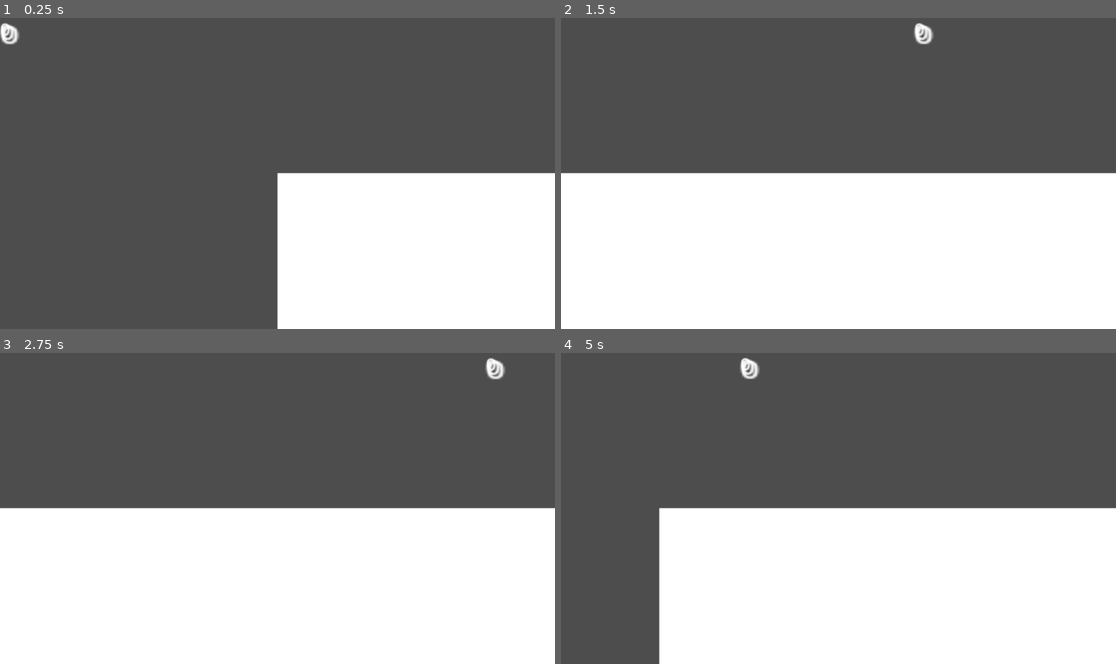
Above: before the commit, frames 1-4 (two rows, left to right).
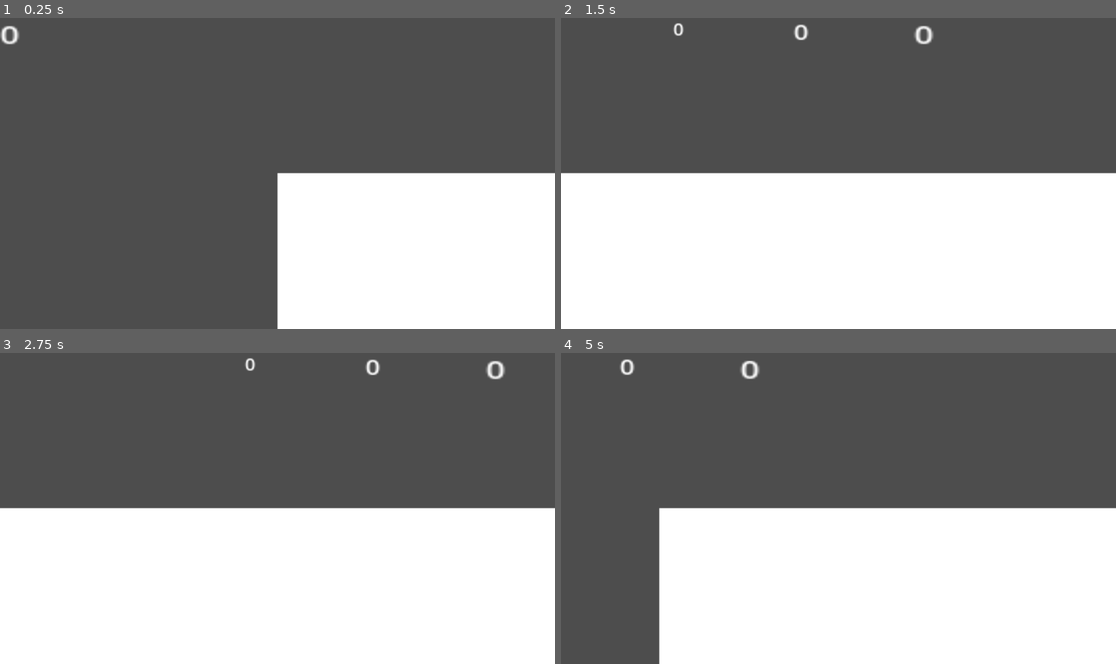
Above: after the commit, the same moments.

Repository: Lueegee1/Skr-t-Kast-Spil
Game: Godot game, scene res://main/root.tscn
Two runs of this game, one before a commit and one after it. Both use one fixed random seed, a clock stepped at 60 frames per second and the inputs below.
Inputs:
- Up to frame 1 (0.25 s): no input
- Up to frame 2 (1.5 s): tap Enter at 0.5 s
- Up to frame 3 (2.75 s): no input
- Up to frame 4 (5 s): tap Space at 3.5 s

The runs differ from the first frame. In frame 1, less than 0.1% of the frame differs, in the area x 0-3%, y 1-8%; in frame 2, 0.2%; in frame 3, 0.2%, in the area x 44-91%, y 1-8%; in frame 4, 0.2%.

Commit message:
POSITION

Diff:
--- a/main/Background.gd
+++ b/main/Background.gd
@@ -1,11 +1,11 @@
-extends TextureRect
+#extends TextureRect
 
 
 # Called when the node enters the scene tree for the first time.
-func _ready() -> void:
-	pass # Replace with function body.
+#func _ready() -> void:
+	#pass # Replace with function body.
 
 
 # Called every frame. 'delta' is the elapsed time since the previous frame.
-func _process(delta: float) -> void:
-	pass
+#func _process(delta: float) -> void:
+#	pass
--- a/main/Ui_And_Mainscript.gd
+++ b/main/Ui_And_Mainscript.gd
@@ -5,8 +5,8 @@
 @onready var XpLabel = $UI/Camera2D/XpLabel
 @onready var MoneyLabel = $UI/Camera2D/MoneyLabel
 @onready var PrestigeLabel = $UI/Camera2D/PrestigeLabel
-var offsetXP = Vector2(0,0)
-var offsetMoney = Vector2(0,0)
+var offsetXP = Vector2(-500,0)
+var offsetMoney = Vector2(-250,0)
 var offsetPrestige = Vector2(0,0)
 
 func _process(_delta: float):
@@ -14,6 +14,6 @@
 	XpLabel.text = str(Global.exp)
 	MoneyLabel.text = str(Global.money)
 	PrestigeLabel.text = str(Global.prestige)
-	XpLabel.global_position = RigidBody.global_position + offsetXP
-	MoneyLabel.global_position = RigidBody.global_position + offsetMoney
-	PrestigeLabel.global_position = RigidBody.global_position + offsetPrestige
+	XpLabel.global_position = Camera.global_position + offsetXP
+	MoneyLabel.global_position = Camera.global_position + offsetMoney
+	PrestigeLabel.global_position = Camera.global_position+ offsetPrestige
--- a/main/main.tscn
+++ b/main/main.tscn
@@ -25,26 +25,27 @@
 position = Vector2(591, -329)
 
 [node name="XpLabel" type="Label" parent="UI/Camera2D"]
+custom_minimum_size = Vector2(5, 5)
 offset_left = -597.0
 offset_top = 309.0
-offset_right = -557.0
+offset_right = -587.0
 offset_bottom = 332.0
 scale = Vector2(2.3674612, 2.1081169)
 text = "0"
 
 [node name="MoneyLabel" type="Label" parent="UI/Camera2D"]
+custom_minimum_size = Vector2(5, 5)
 offset_left = -605.0
 offset_top = 302.0
-offset_right = -565.0
+offset_right = -595.0
 offset_bottom = 325.0
 scale = Vector2(3.3513756, 2.605238)
 text = "0"
 
 [node name="PrestigeLabel" type="Label" parent="UI/Camera2D"]
-offset_left = -605.0
-offset_top = 296.0
-offset_right = -565.0
-offset_bottom = 319.0
+custom_minimum_size = Vector2(5, 5)
+offset_right = 10.0
+offset_bottom = 23.0
 scale = Vector2(4.3902125, 3.0699625)
 text = "0"
 
